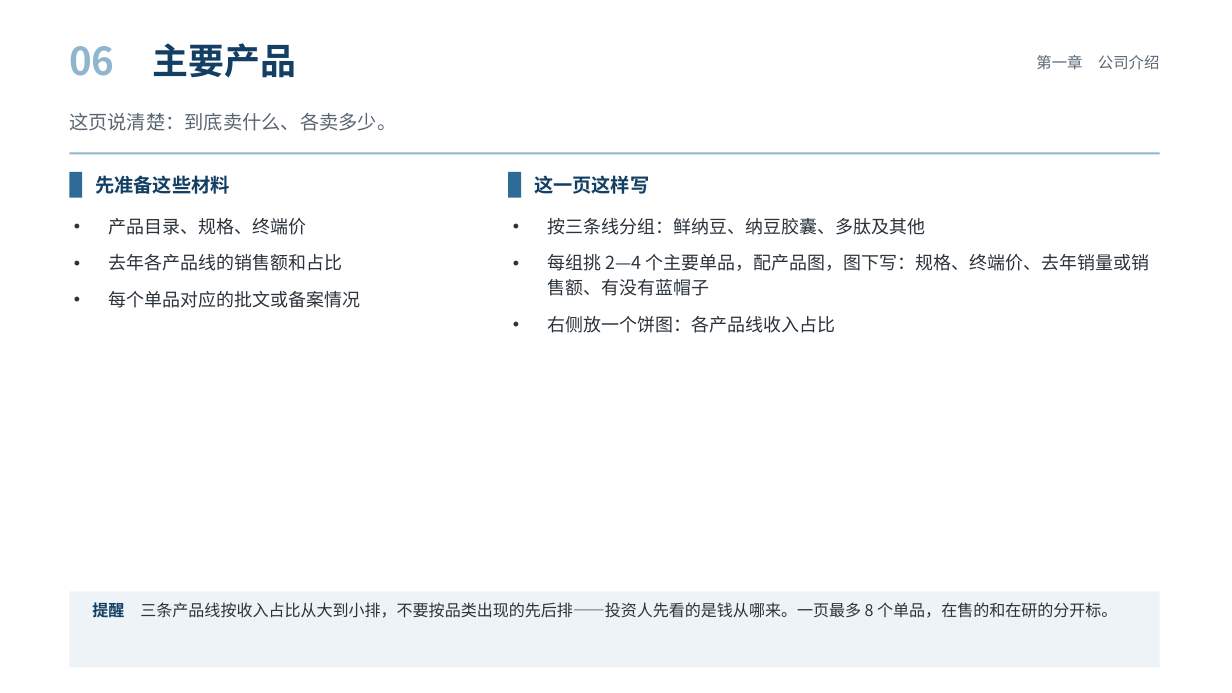
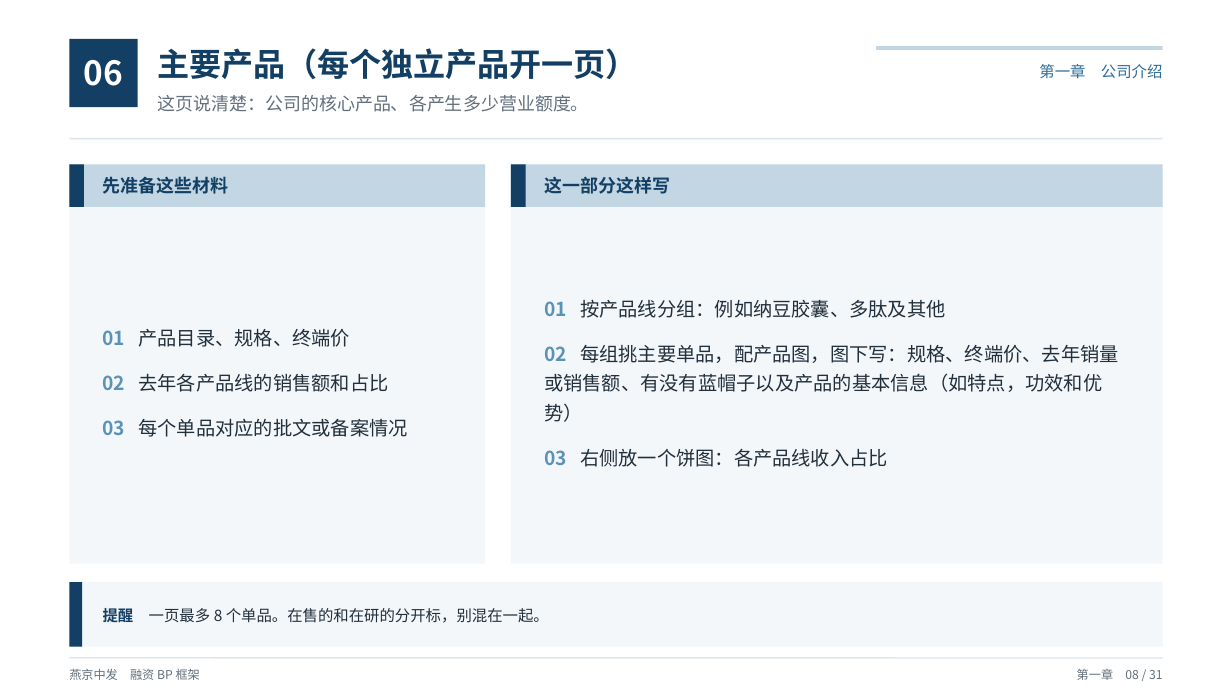
Before and after one commit to xid013-ux/JXD, a slide deck: slide 9 of output/BP框架/燕京中发融资BP框架（教学版）.pptx (slide 10 before the commit). Drawn at 1232x693 pixels with LibreOffice and Linux fonts; fonts in the diff are those of the drawing. Boxes give left, top, right and bottom in pixels: in the first picture for what was removed or moved away, otherwise in the second. Text is boxed around its words. In the diff, an @@ line names an element or a change of style, - is before the commit and + after.

```diff
--- a/output/BP框架/燕京中发融资BP框架（教学版）.pptx
+++ b/output/BP框架/燕京中发融资BP框架（教学版）.pptx
@@ text "06": place and size @@
-text "06" at <box>69,46,114,76</box>
+text "06" at <box>84,60,123,86</box>
@@ text "06" at <box>84,60,123,86</box>: size 30 to 26 pt, text colour #8FB6CE to #FFFFFF; alignment left to centre @@
@@ rectangle added at <box>69,39,138,107</box>, fill #123F63 @@
@@ text at <box>157,48,638,79</box>: text changed; size 28 to 25 pt @@
-主要产品
+主要产品（每个独立产品开一页）
@@ text "第一章 公司介绍": place and size @@
-text "第一章 公司介绍" at <box>1036,55,1160,69</box>
+text "第一章 公司介绍" at <box>1039,64,1163,79</box>
@@ text "第一章 公司介绍" at <box>1039,64,1163,79</box>: text colour #5A6672 to #2E6C97 @@
@@ rectangle added at <box>876,46,1163,50</box>, fill #C3D6E3 @@
@@ text at <box>157,95,589,112</box>: text changed; size 15 to 14 pt; text colour #5A6672 to #63707C @@
-这页说清楚：到底卖什么、各卖多少。
+这页说清楚：公司的核心产品、各产生多少营业额度。
@@ line moved from (69, 153) - (1160, 153) to (69, 139) - (1163, 139) @@
@@ line (69, 139) - (1163, 139): stroke #8FB6CE 1.5 pt to #DCE5EC 1.25 pt @@
@@ rectangle: place and size @@
-rectangle at <box>69,172,82,198</box>
+rectangle at <box>69,165,84,207</box>
@@ rectangle at <box>69,165,84,207</box>: fill #2E6C97 to #123F63 @@
@@ rectangle added at <box>69,165,485,564</box>, fill #F4F7FA @@
@@ rectangle added at <box>69,165,485,207</box>, fill #C3D6E3 @@
@@ text "先准备这些材料": place and size @@
-text "先准备这些材料" at <box>95,175,230,194</box>
+text "先准备这些材料" at <box>103,176,229,194</box>
@@ text "先准备这些材料" at <box>103,176,229,194</box>: size 15 to 14 pt @@
@@ rectangle at <box>511,165,526,207</box>: fill #2E6C97 to #123F63 @@
@@ rectangle: place and size @@
-rectangle at <box>508,172,521,198</box>
+rectangle at <box>511,165,526,207</box>
@@ rectangle added at <box>511,165,1163,564</box>, fill #F4F7FA @@
@@ rectangle added at <box>511,165,1163,207</box>, fill #C3D6E3 @@
@@ text at <box>544,176,670,194</box>: text changed; size 15 to 14 pt @@
-这一页这样写
+这一部分这样写
@@ text at <box>103,329,407,437</box>: text changed; size 14 to 15 pt; text colour #2B333B to #22303C @@
-• 产品目录、规格、终端价
-• 去年各产品线的销售额和占比
-• 每个单品对应的批文或备案情况
+01 产品目录、规格、终端价
+02 去年各产品线的销售额和占比
+03 每个单品对应的批文或备案情况
@@ text at <box>544,300,1119,467</box>: text changed; size 14 to 15 pt; text colour #2B333B to #22303C @@
-• 按三条线分组：鲜纳豆、纳豆胶囊、多肽及其他
-• 每组挑 2—4 个主要单品，配产品图，图下写：规格、终端价、去年销量或销售额、有没有蓝帽子
-• 右侧放一个饼图：各产品线收入占比
+01 按产品线分组：例如纳豆胶囊、多肽及其他
+02 每组挑主要单品，配产品图，图下写：规格、终端价、去年销量或销售额、有没有蓝帽子以及产品的基本信息（如特点，功效和优势）
+03 右侧放一个饼图：各产品线收入占比
@@ rectangle: place and size @@
-rectangle at <box>69,592,1160,667</box>
+rectangle at <box>69,582,1163,647</box>
@@ rectangle at <box>69,582,1163,647</box>: fill #EEF3F7 to #F4F7FA @@
@@ rectangle added at <box>69,582,82,647</box>, fill #123F63 @@
@@ vertical alignment top to middle in 3 elements at <box>103,329,407,437</box>, <box>544,300,1119,467</box>, <box>103,606,549,626</box> @@
@@ text at <box>103,606,549,626</box>: text changed; size 12.5 to 12 pt; text colour #2B333B to #22303C @@
-提醒 三条产品线按收入占比从大到小排，不要按品类出现的先后排——投资人先看的是钱从哪来。一页最多 8 个单品，在售的和在研的分开标。
+提醒 一页最多 8 个单品。在售的和在研的分开标，别混在一起。
@@ line added from (69, 658) to (1163, 658), #DCE5EC 1 pt @@
@@ text added at <box>69,669,200,680</box>, 9.5 pt, text #63707C @@
+燕京中发 融资 BP 框架
@@ text added at <box>1077,669,1162,680</box>, 9.5 pt, text #63707C @@
+第一章 08 / 31
```
Also in this commit, not shown: 31 other slides changed, 4 slides removed, 7 other files.
